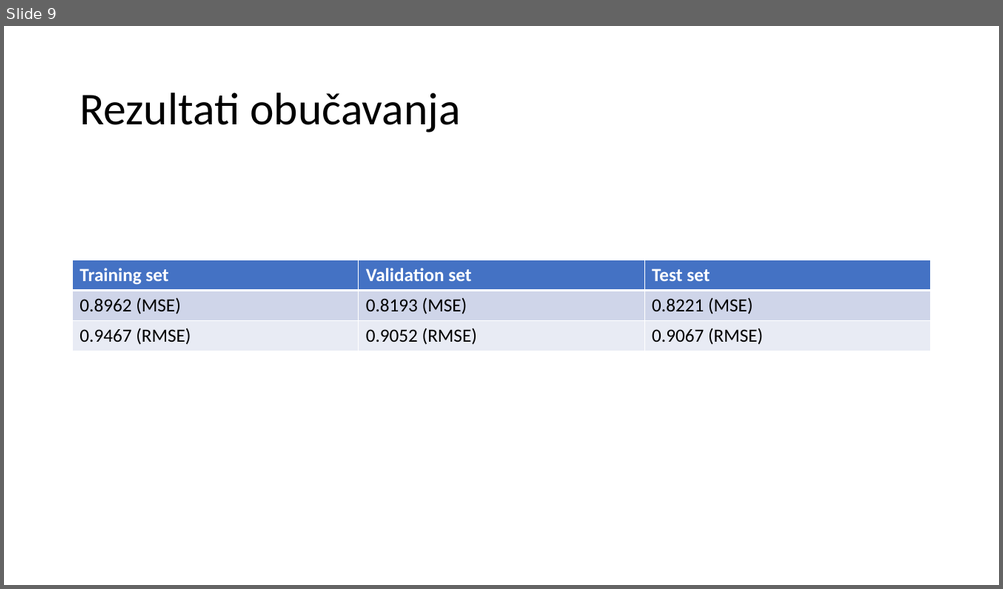
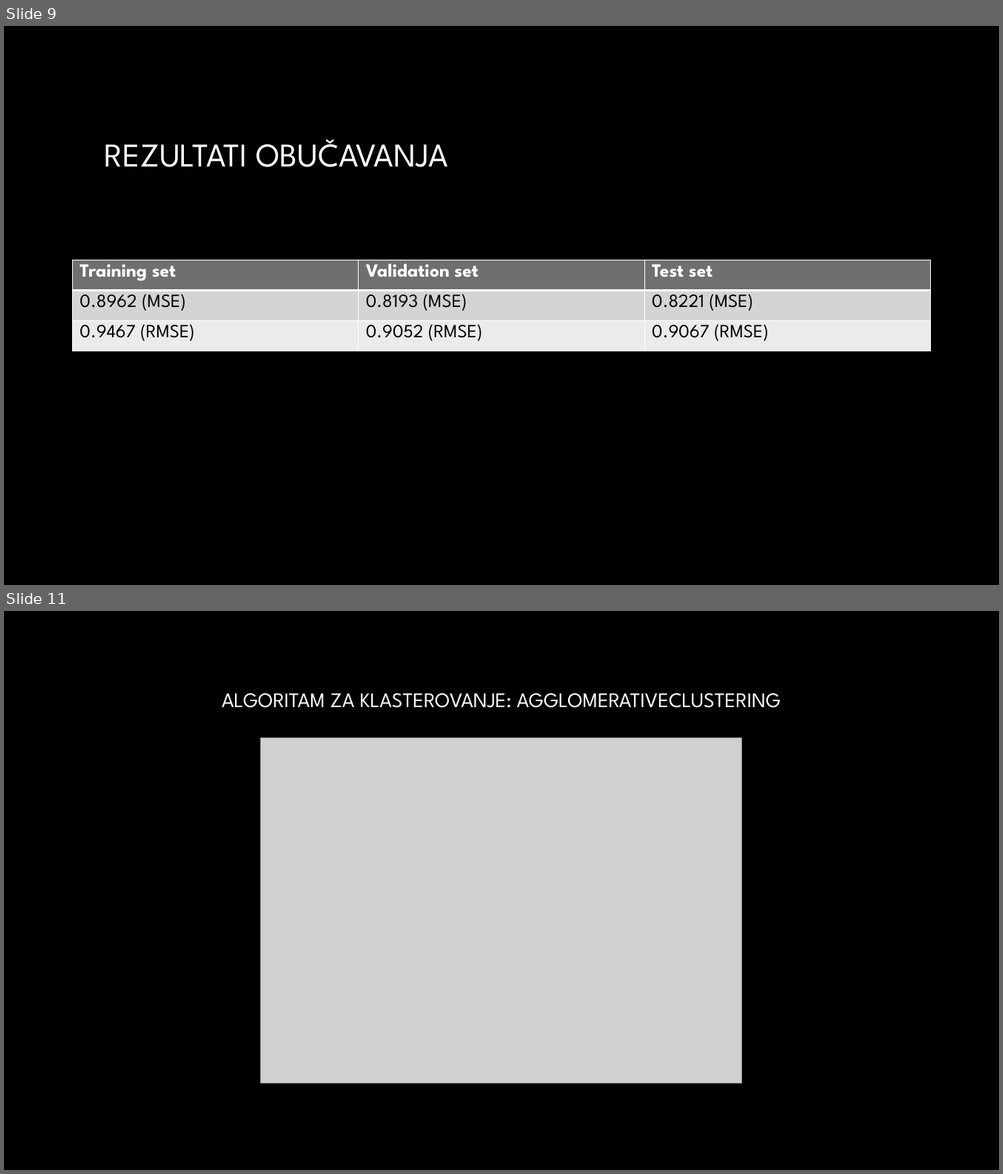
Before and after one commit to wesely1996/mapper_algoritam_sa_Netflix_podatcima, a slide deck: prezentacija.pptx. Shown one above the other, each under a label of ours: slide 9 before the commit, slides 9 and 11 after it; the slides between them are not shown. The pictures are 1003x589 and 1003x1174 pixels, drawn with LibreOffice and Linux fonts; fonts in the diff are those of the drawing; grey boxes stand for pictures; background and template pictures are left out. Boxes give left, top, right and bottom in pixels: in the first picture for what was removed or moved away, otherwise in the second. Text is boxed around its words. In the diff, an @@ line names an element or a change of style, - is before the commit and + after.

```diff
--- a/prezentacija.pptx
+++ b/prezentacija.pptx
@@ slide 11 added at <box>4,611,999,1170</box>, background picture (left out) @@
@@ title added at <box>222,693,781,708</box>, 20 pt, text gradient #FFFFFF to #A6A6A6 @@
+ALGORITAM ZA KLASTEROVANJE: AGGLOMERATIVECLUSTERING
@@ picture added at <box>261,738,742,1083</box> @@
@@ slide 9 changed as well @@
@@ background #FFFFFF to picture (left out) @@
@@ title at <box>105,139,448,167</box>: text changed; size 44 to 32 pt; font Calibri to League Spartan; text colour #000000 to gradient #FFFFFF to #A6A6A6 @@
-Rezultati obučavanja
+REZULTATI OBUČAVANJA
@@ table at <box>73,261,930,352</box> @@
@@ fill #4472C4 to #6F6F6F in row 1 @@
@@ fill #CFD5EA to #D5D5D5 in row 2 @@
@@ fill #E9EBF5 to #EBEBEB in row 3 @@
@@ font Calibri to League Spartan @@
```
Also in this commit, not shown: 8 other slides changed, 1 other slide added, 1 slide removed.
